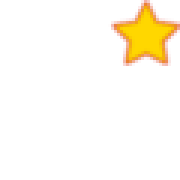
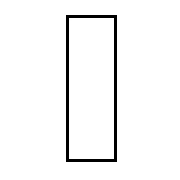
Before/after of a 180 × 180 layered artwork. What changed in the layer stack:
hid "Pasted Layer" over [108, 0, 180, 66]
added layer "square_small_4.png copy #3" above "square_small_4.png copy #2" over [66, 15, 117, 162]
